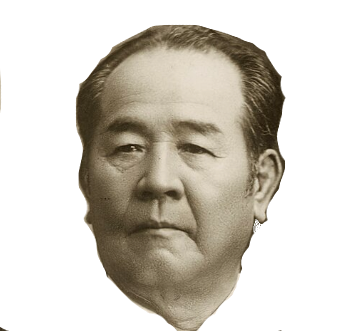
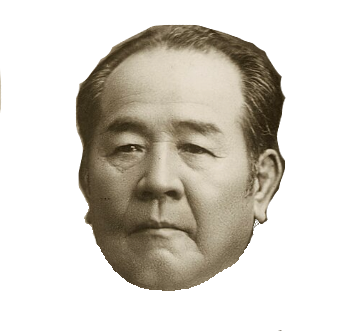
Layer changes from the first 347 x 331 image to the second:
painted on "back.png" over [0, 202, 268, 331]
